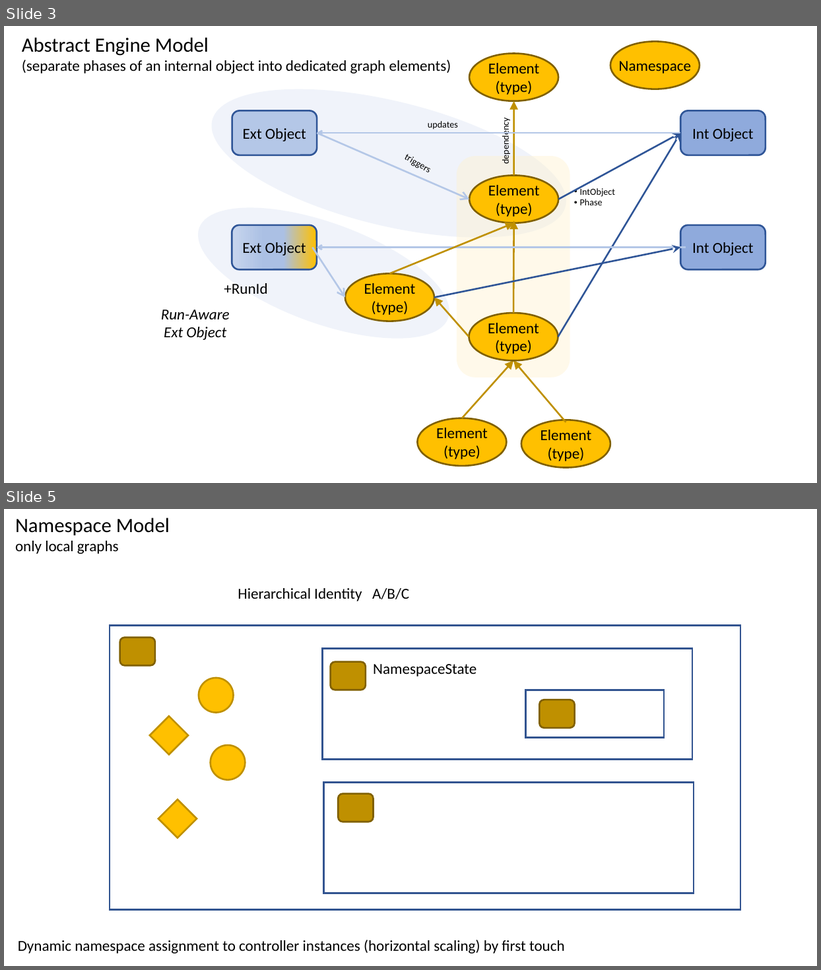
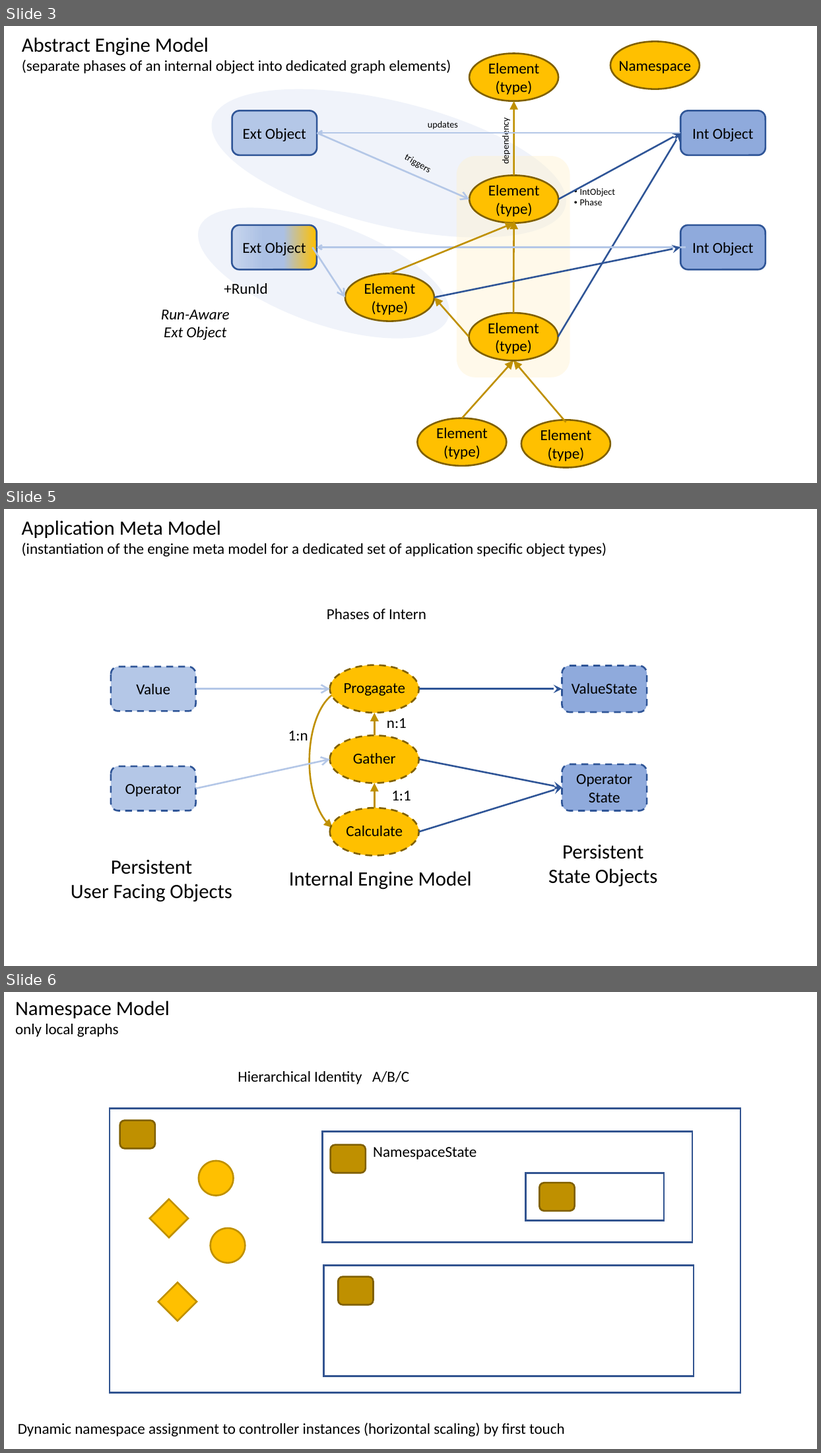
Before and after one commit to mandelsoft/engine, a slide deck: engine.pptx. Shown one above the other, each under a label of ours: slides 3 and 5 before the commit, slides 3, 5 and 6 after it; the slides between them are not shown. The pictures are 821x970 and 821x1453 pixels, drawn with LibreOffice and Linux fonts; fonts in the diff are those of the drawing. Boxes give left, top, right and bottom in pixels: in the first picture for what was removed or moved away, otherwise in the second. Text is boxed around its words. In the diff, an @@ line names an element or a change of style, - is before the commit and + after.

```diff
--- a/engine.pptx
+++ b/engine.pptx
@@ slide 5 added at [4, 509, 817, 966], background #FFFFFF @@
@@ text added at [22, 520, 607, 557], 18 pt, text #000000 @@
+Application Meta Model
+(instantiation of the engine meta model for a dedicated set of application specific object types)
@@ text added at [327, 609, 426, 619], 18 pt, text #000000 @@
+Phases of Intern
@@ rounded rectangle added at [111, 667, 195, 712], fill #B4C7E7, outline #2F5597 2 pt dashed @@
@@ ellipse added at [330, 665, 418, 713], fill #FFC000, outline #806000 2 pt dashed @@
@@ rounded rectangle added at [562, 666, 647, 712], fill #8FAADC, outline #2F5597 2 pt dashed @@
@@ text added at [136, 684, 170, 694], 18 pt, text #000000 @@
+Value
@@ text added at [344, 683, 406, 696], 18 pt, text #000000 @@
+Progagate
@@ text added at [572, 683, 638, 694], 18 pt, text #000000 @@
+ValueState
@@ arrow added from (195, 689) to (330, 689), #B4C7E7 2 pt @@
@@ arc (boxed as its full ellipse) added at [310, 691, 379, 832], outline #BF9000 2 pt @@
@@ arrow added from (419, 689) to (562, 689), #2F5597 2 pt @@
@@ arrow added from (374, 736) to (374, 713), #BF9000 2 pt @@
@@ text added at [387, 718, 407, 728], 18 pt, text #000000 @@
+n:1
@@ text added at [288, 731, 308, 741], 18 pt, text #000000 @@
+1:n
@@ ellipse added at [330, 736, 418, 784], fill #FFC000, outline #806000 2 pt dashed @@
@@ arrow added from (195, 789) to (330, 760), #B4C7E7 2 pt @@
@@ text added at [353, 753, 396, 764], 18 pt, text #000000 @@
+Gather
@@ arrow added from (419, 760) to (562, 788), #2F5597 2 pt @@
@@ rounded rectangle added at [562, 764, 647, 811], fill #8FAADC, outline #2F5597 2 pt dashed @@
@@ rounded rectangle added at [111, 766, 195, 811], fill #B4C7E7, outline #2F5597 2 pt dashed @@
@@ text added at [125, 784, 182, 797], 18 pt, text #000000 @@
+Operator
@@ arrow added from (374, 809) to (374, 784), #BF9000 2 pt @@
@@ text added at [576, 774, 632, 803], 18 pt, text #000000 @@
+Operator
+State
@@ text added at [391, 791, 411, 801], 18 pt, text #000000 @@
+1:1
@@ arrow added from (419, 832) to (562, 788), #2F5597 2 pt @@
@@ ellipse added at [330, 809, 418, 856], fill #FFC000, outline #806000 2 pt dashed @@
@@ text added at [346, 826, 403, 836], 18 pt, text #000000 @@
+Calculate
@@ text added at [548, 845, 658, 887], 24 pt, text #000000 @@
+Persistent
+State Objects
@@ text added at [71, 860, 232, 902], 24 pt, text #000000 @@
+Persistent
+User Facing Objects
@@ text added at [289, 871, 472, 890], 24 pt, text #000000 @@
+Internal Engine Model
@@ what was slide 5 is now slide 6 @@
```
Also in this commit, not shown: 3 slides changed, 5 other slides added, 8 other files.
